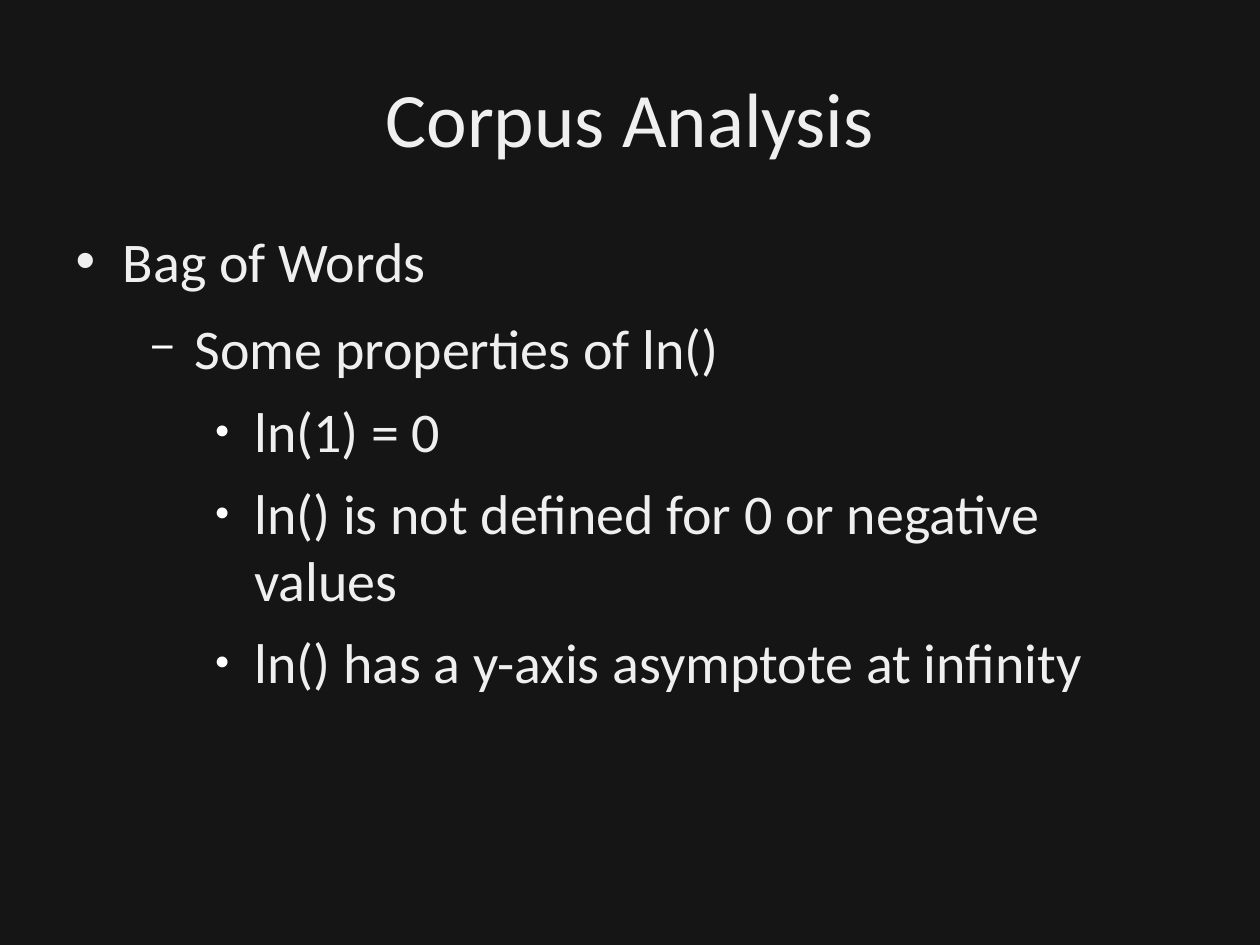
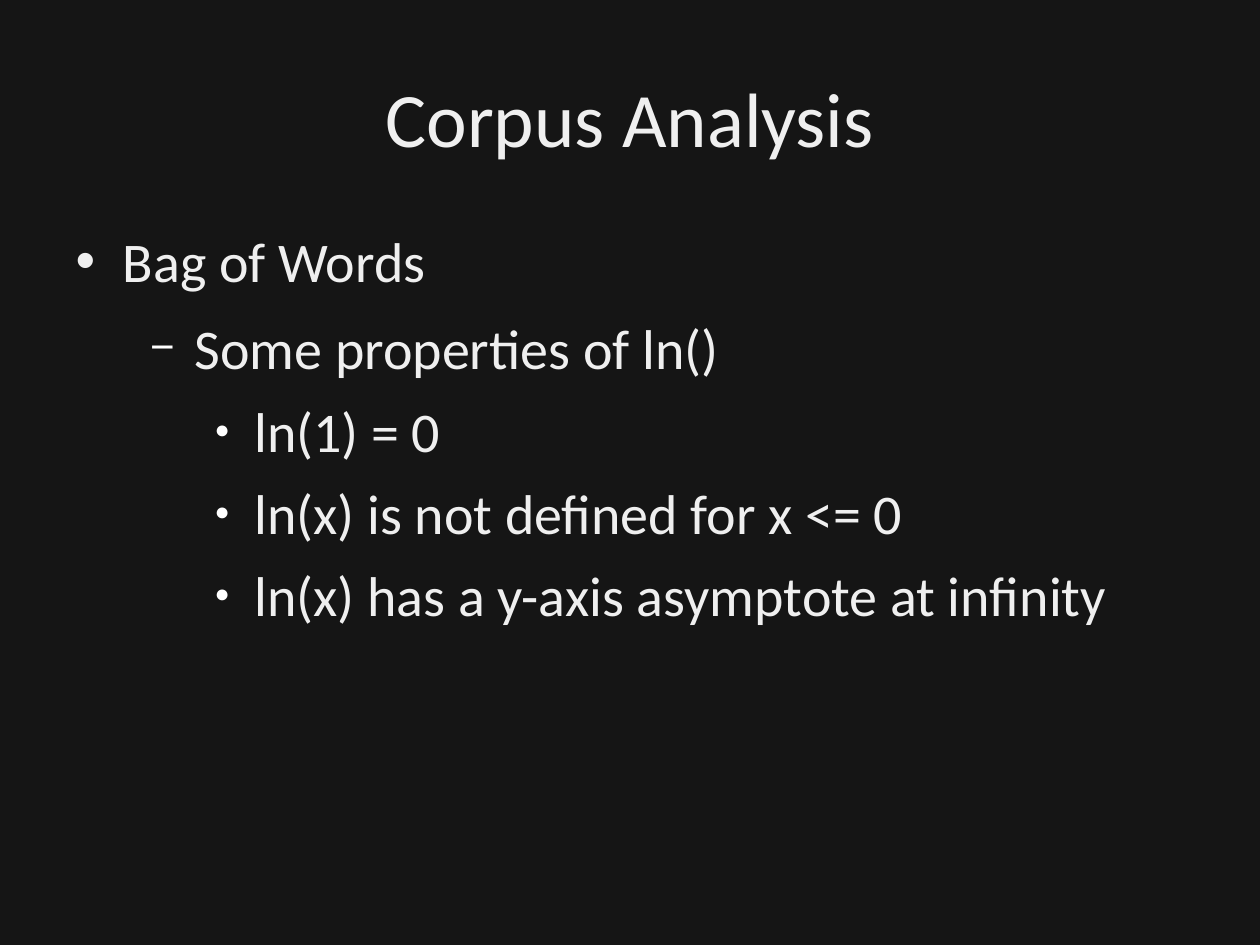
Before and after one commit to dbowmans46/PracticalProgramming, a slide deck: slide 64 of Session 7 - Python/Instructional Material/Session 7 - Python Brief Intro to NLP.odp (slide 63 before the commit). Drawn at 1260x945 pixels with LibreOffice and Linux fonts; fonts in the diff are those of the drawing; background and template pictures are left out; a plain dark background stands for a picture behind light text. Boxes give left, top, right and bottom in pixels: in the first picture for what was removed or moved away, otherwise in the second. Text is boxed around its words. In the diff, an @@ line names an element or a change of style, - is before the commit and + after.

```diff
--- a/Session 7 - Python/Instructional Material/Session 7 - Python Brief Intro to NLP.odp
+++ b/Session 7 - Python/Instructional Material/Session 7 - Python Brief Intro to NLP.odp
@@ text at (254, 493, 1106, 625): text changed @@
-    ● ln() is not defined for 0 or negative values
-    ● ln() has a y-axis asymptote at infinity
+    ● ln(x) is not defined for x <= 0
+    ● ln(x) has a y-axis asymptote at infinity
```
Also in this commit, not shown: 6 other slides changed, 1 slide added.
